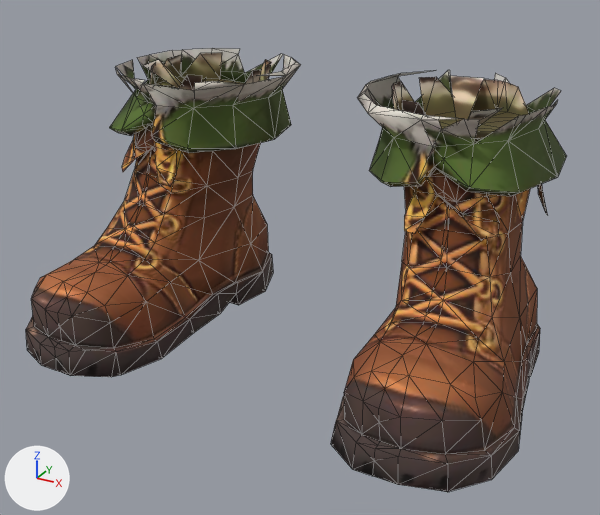
Before and after pictures for a commit that changed the glTF model public/models/outfits/trail_boots.glb.
Camera for both pictures: a 50 mm lens placed at (0.317, -0.6, 0.364), pointed at (0.005, -0.033, 0.081). Every picture has the same lights, and +X, +Y and +Z are marked at lower left. The first picture is the older version. Mesh edges are drawn as thin lines. Where no turn or scale is listed for an object, it has been applied to the vertices. Vertices at exactly the same position are counted once.

Script lines for the objects in view, before the commit:
```python
me_hide_boots = bpy.data.meshes.new('hide_boots')
me_hide_boots.from_pydata(...)  # 684 vertices, 1144 faces; spans x -0.216..0.218, y -0.182..0.1, z 0.0..0.225
me_hide_boots.materials.append(mat_garment)  # picture img_image_0
ob_hide_boots = bpy.data.objects.new('hide_boots', me_hide_boots)
ob_hide_boots.location = (0.0, 0.0, 0.0)
```
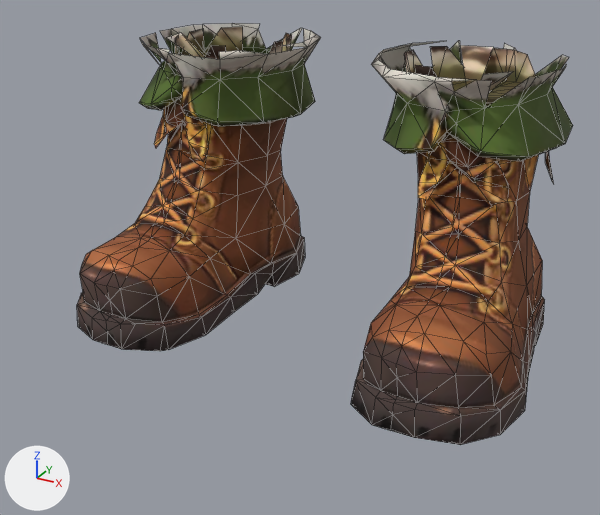
The change, as JSON lines over the scene's bpy script:
```json
{"block": "me_hide_boots", "where": "# used by ob_hide_boots; location = (0.0, 0.0, 0.0)"}
{"op": "remove", "block": "me_hide_boots", "code": "me_hide_boots.from_pydata(...)  # 684 vertices, 1144 faces; spans x -0.216..0.218, y -0.182..0.1, z 0.0..0.225"}
{"op": "add", "block": "me_hide_boots", "code": "me_hide_boots.from_pydata(...)  # 684 vertices, 1144 faces; spans x -0.207..0.208, y -0.129..0.152, z 0.0..0.245"}
{"block": "me_hide_boots", "change": "me_hide_boots part 1: the loose piece of 30 vertices spanning x -0.166..-0.061, y -0.037..0.07, z 0.192..0.225 is multiplied about its middle by the matrix ((1.0, 0.0, -0.03), (0.0, 1.0, -0.105), (0.0, 0.0, 1.089)), then moved by (0.004, 0.033, 0.019)"}
{"block": "me_hide_boots", "change": "me_hide_boots part 2: the loose piece of 83 vertices spanning x -0.2..-0.036, y -0.072..0.1, z 0.161..0.225 is multiplied about its middle by the matrix ((1.0, 0.0, -0.03), (0.0, 1.0, -0.105), (0.0, 0.0, 1.089)), then moved by (0.004, 0.035, 0.017)"}
{"block": "me_hide_boots", "change": "me_hide_boots part 3: the loose piece of 83 vertices spanning x 0.038..0.201, y -0.072..0.1, z 0.161..0.225 is multiplied about its middle by the matrix ((1.0, 0.0, 0.03), (0.0, 1.0, -0.105), (0.0, 0.0, 1.089)), then moved by (-0.004, 0.035, 0.017)"}
{"block": "me_hide_boots", "change": "me_hide_boots part 4: 258 of 684 vertices moved; they spanned x 0.062..0.218, y -0.181..0.099, z 0.0..0.225 and now span x 0.059..0.208, y -0.129..0.151, z 0.0..0.245; mean shift (-0.007, 0.044, 0.009); largest move (0.188, -0.166, 0.024) -> (0.179, -0.114, 0.027)"}
{"block": "me_hide_boots", "change": "me_hide_boots part 5: 230 of 684 vertices moved; they spanned x -0.216..-0.067, y -0.182..0.099, z 0.0..0.225 and now span x -0.207..-0.063, y -0.129..0.152, z 0.0..0.245; mean shift (0.007, 0.046, 0.008); largest move (-0.142, -0.179, 0.027) -> (-0.132, -0.127, 0.029)"}
```

Location of each change, [x1, y1, x2, y2] in pixels of the pictures (600 x 515 px; the box of a moved part takes in the faces that stretch with it):
```json
{"object": "hide_boots", "change": "reshaped", "before": [26, 48, 566, 492], "after": [77, 23, 573, 445], "on screen": "8% narrower"}
{"part": 1, "of": "me_hide_boots", "change": "moved or reshaped", "before": [150, 53, 271, 90], "after": [175, 27, 292, 59]}
{"part": 2, "of": "me_hide_boots", "change": "moved or reshaped", "before": [109, 48, 300, 153], "after": [139, 23, 321, 127]}
{"part": 3, "of": "me_hide_boots", "change": "moved or reshaped", "before": [358, 70, 566, 196], "after": [371, 41, 573, 161]}
{"part": 4, "of": "me_hide_boots", "change": "moved or reshaped", "before": [331, 76, 547, 492], "after": [351, 45, 554, 445]}
{"part": 5, "of": "me_hide_boots", "change": "moved or reshaped", "before": [26, 60, 273, 377], "after": [77, 33, 305, 351]}
```
